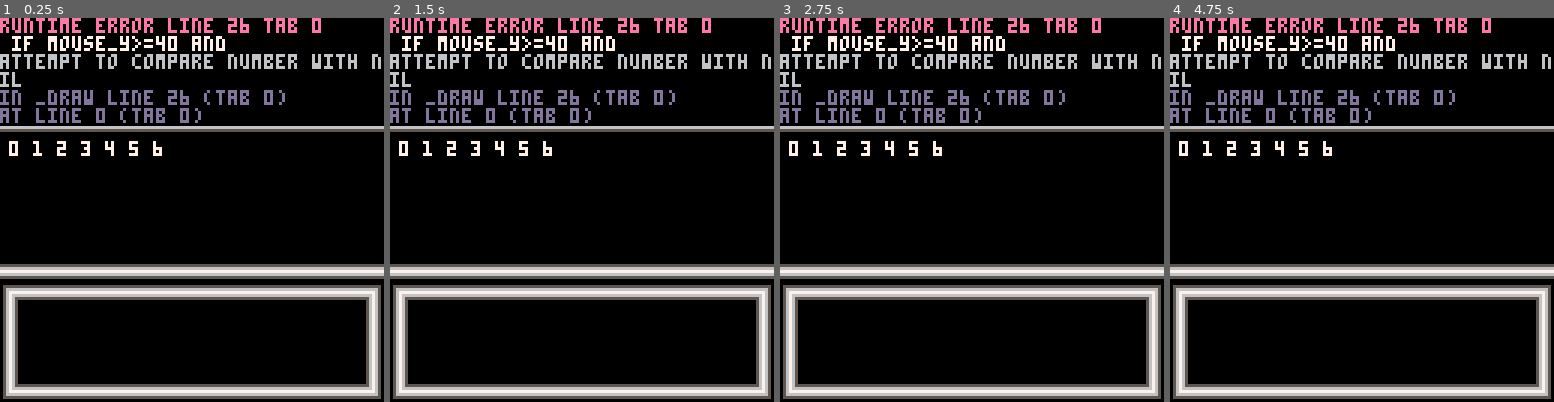
Above: before the commit, frames 1-4 (left to right).
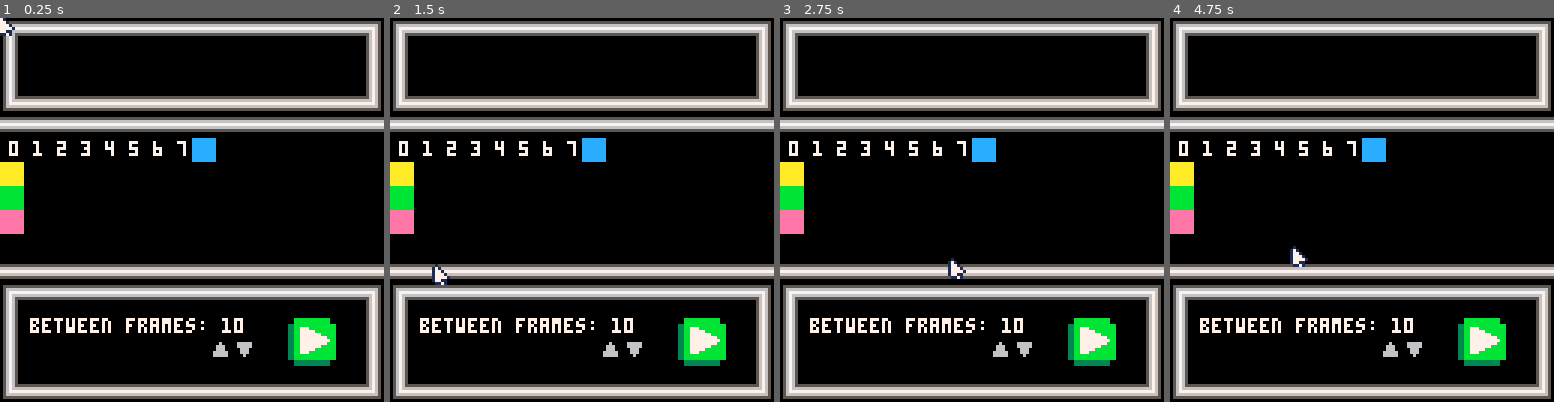
Above: after the commit, the same moments.

Repository: tm44rest/p8-sandbox
Game: PICO-8 cartridge anim_viewer.p8
Two runs of this game, one before a commit and one after it. Both use one fixed random seed, a clock stepped at 60 frames per second and the inputs below.
Inputs (mouse positions are in pixels of both pictures, inside the frame that each line leads up to):
- Up to frame 1 (0.25 s): no input
- Up to frame 2 (1.5 s): click (670, 121) at 0.67 s; click (436, 267) at 1.22 s
- Up to frame 3 (2.75 s): click (887, 114) at 1.77 s; click (952, 259) at 2.32 s
- Up to frame 4 (4.75 s): click (1404, 106) at 2.87 s; click (1465, 256) at 3.42 s; click (1231, 102) at 3.97 s; click (1292, 248) at 4.52 s

The runs differ from the first frame. In frame 1, 19% of the frame differs, in the area x 0-100%, y 0-91%; in frame 2, 19%; in frame 3, 19%; in frame 4, 19%.
Error before the commit: runtime error line 26 tab 0; if mouse_y>=40 and; attempt to compare number with nil

Commit message:
Implements selection and playback

Diff:
--- a/anim_viewer.p8
+++ b/anim_viewer.p8
@@ -6,39 +6,167 @@
 
 
 function _init()
+	_upd=_update_anim_sel
+	_drw=_draw_anim_sel
+
 	-- mouse devkit mode
 	poke(0x5f2d, 1)
-	t=0
-end
-
-
-function update60()
-
+
+	-- globals
+	t=0 -- 0-59
+	btwn_frames=10
+	spr_n=1
+	page=1
+	anim_list={}
+	held=false
+	play_btn_clicked=false
+	play_btn_was_clicked=false
+end
+
+
+function _update60()
+	_upd()
 end
 
 
 function _draw()
+	_drw()
+
+	-- debug
+	-- print("("..mouse_x..","..mouse_y..")",0,0,8)
+end
+-->8
+-- update functions
+
+function _update_anim_sel()
+	mouse_x=stat(32)-1
+	mouse_y=stat(33)-1
+	mouse_inp=stat(34)
+
+	-- pixel of sprite hovering
+	adj_x=mouse_x-(mouse_x%8)
+	adj_y=mouse_y-(mouse_y%8)
+
+	if not play_btn_clicked
+	   and play_btn_was_clicked then
+		if on_play_btn() and #anim_list>0 then
+			_upd=_update_anim_view
+			_drw=_draw_anim_view
+			return
+		end
+		play_btn_was_clicked=false
+	end
+
+	-- on click
+	if mouse_inp==1 and not held then
+
+		if on_sel_window() then
+			-- select sprite
+			local sprite=(adj_y-40)*2+(adj_x/8)%16
+			add(anim_list,sprite)
+		elseif on_play_btn() then
+			-- click play button
+			play_btn_clicked=true
+			play_btn_was_clicked=true
+		elseif on_btwn_up() then
+			btwn_frames+=1
+		elseif on_btwn_down() then
+			btwn_frames=max(1,btwn_frames-1)
+		end
+
+		held=true
+
+
+	elseif mouse_inp==0 then
+		held=false
+		play_btn_clicked=false
+	end
+
+end
+
+function _update_anim_view()
+	t=(t+1)%btwn_frames
+	if t==0 then
+		spr_n%=count(anim_list)
+		spr_n+=1
+	end
+end
+-->8
+--draw functions
+
+function _draw_anim_sel()
 	cls()
 	map()
 
-	page=1
+	-- sprite selection
 	for i=0,63 do
 		spr(i*page,(i%16)*8,(flr(i/16)+5)*8)
 	end
 
-	if mouse_y>=40 and
-				mouse_y<72 then
-		local x1=mouse_x-(mouse_x%8)
-		local y1=mouse_y-(mouse_y%8)
-		rect(x1-1,y1-1,x1+8,y1+8,7)
-	end
-
-
+	-- square around sprite
+	if on_sel_window() then
+		rect(adj_x-1,adj_y-1,adj_x+8,adj_y+8,7)
+	end
+
+	-- print sprites at top
+	local i=1
+	for n,s in pairs(anim_list) do
+		if n>count(anim_list)-11 then
+			spr(s,i*8+i*2,9)
+			i+=1
+			print(n,i*8+i*2-9,18,7)
+		end
+	end
+
+	-- play button
+	if play_btn_was_clicked then
+		spr(201,96,100,2,2)
+	else
+		spr(203,96,100,2,2)
+	end
+
+	-- between frames
+	print("between frames: "..btwn_frames,10,100,7)
+	spr(253,70,107)
+	spr(253,78,106,1,1,false,true)
+
+	-- mouse
 	spr(255,mouse_x,mouse_y)
 
-
-	spr(255,stat(32)-1,stat(33)-1)
-	print(stat(34))
+end
+
+function _draw_anim_view()
+	cls()
+
+	spr(anim_list[spr_n],60,60)
+end
+-->8
+-- mouse location assertions
+
+function on_sel_window()
+	return mouse_y>=40 and
+				mouse_y<72
+end
+
+function on_play_btn()
+	return mouse_x>=96
+		and mouse_x<112
+		and mouse_y>=100
+		and mouse_y<116
+end
+
+function on_btwn_up()
+	return mouse_x>70
+		and mouse_x<76
+		and mouse_y>108
+		and mouse_y<113
+end
+
+function on_btwn_down()
+	return mouse_x>78
+		and mouse_x<84
+		and mouse_y>107
+		and mouse_y<112
 end
 
 
Not shown, changed: 53 lines of the sprite sheet (__gfx__) section of anim_viewer.p8
